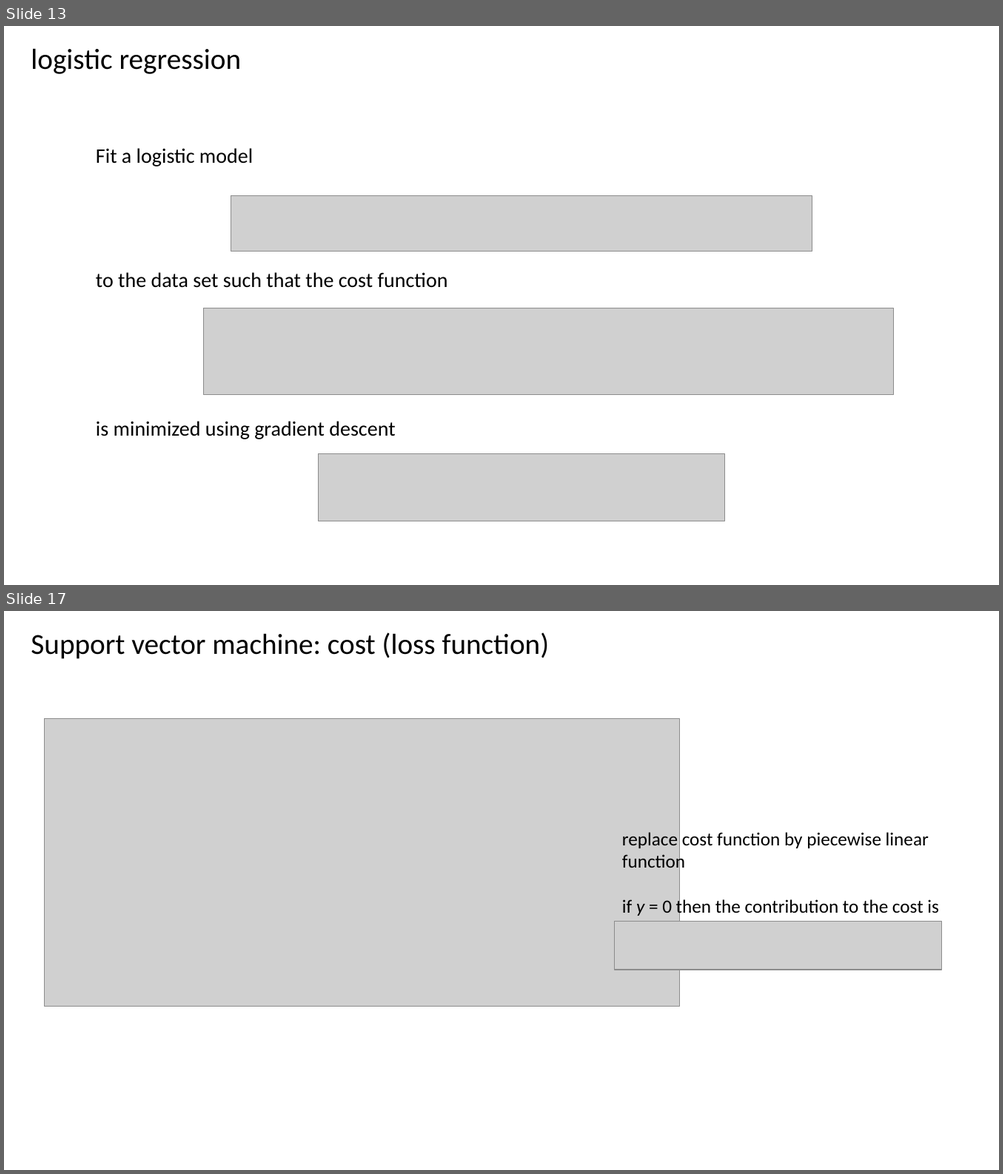
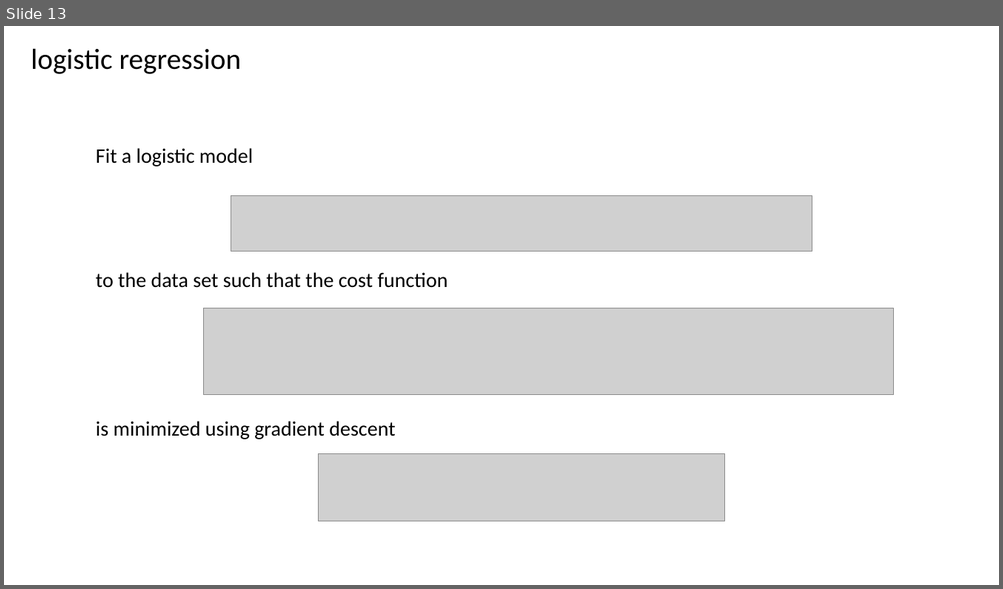
Before and after one commit to CompOmics/ML_AI_Analytical_Chemistry_Course, a slide deck: 01_Foundations/slides/1_3_logistic_regression.pptx. Shown one above the other, each under a label of ours: slides 13 and 17 before the commit, slide 13 after it; the slides between them are not shown. The pictures are 1003x1174 and 1003x589 pixels, drawn with LibreOffice and Linux fonts; fonts in the diff are those of the drawing; grey boxes stand for pictures. Boxes give left, top, right and bottom in pixels: in the first picture for what was removed or moved away, otherwise in the second. Text is boxed around its words. In the diff, an @@ line names an element or a change of style, - is before the commit and + after.

```diff
--- a/01_Foundations/slides/1_3_logistic_regression.pptx
+++ b/01_Foundations/slides/1_3_logistic_regression.pptx
@@ slide 17 removed at [4,611,999,1170], background #FFFFFF @@
@@ text removed at [31,632,549,659] @@
-Support vector machine: cost (loss function)
@@ picture removed at [44,719,680,1007] @@
@@ text removed at [622,832,939,917] @@
-replace cost function by piecewise linear function
-if y = 0 then the contribution to the cost is
@@ picture removed at [614,922,941,971] @@
```
Also in this commit, not shown: 25 other slides removed, 25 other files.
